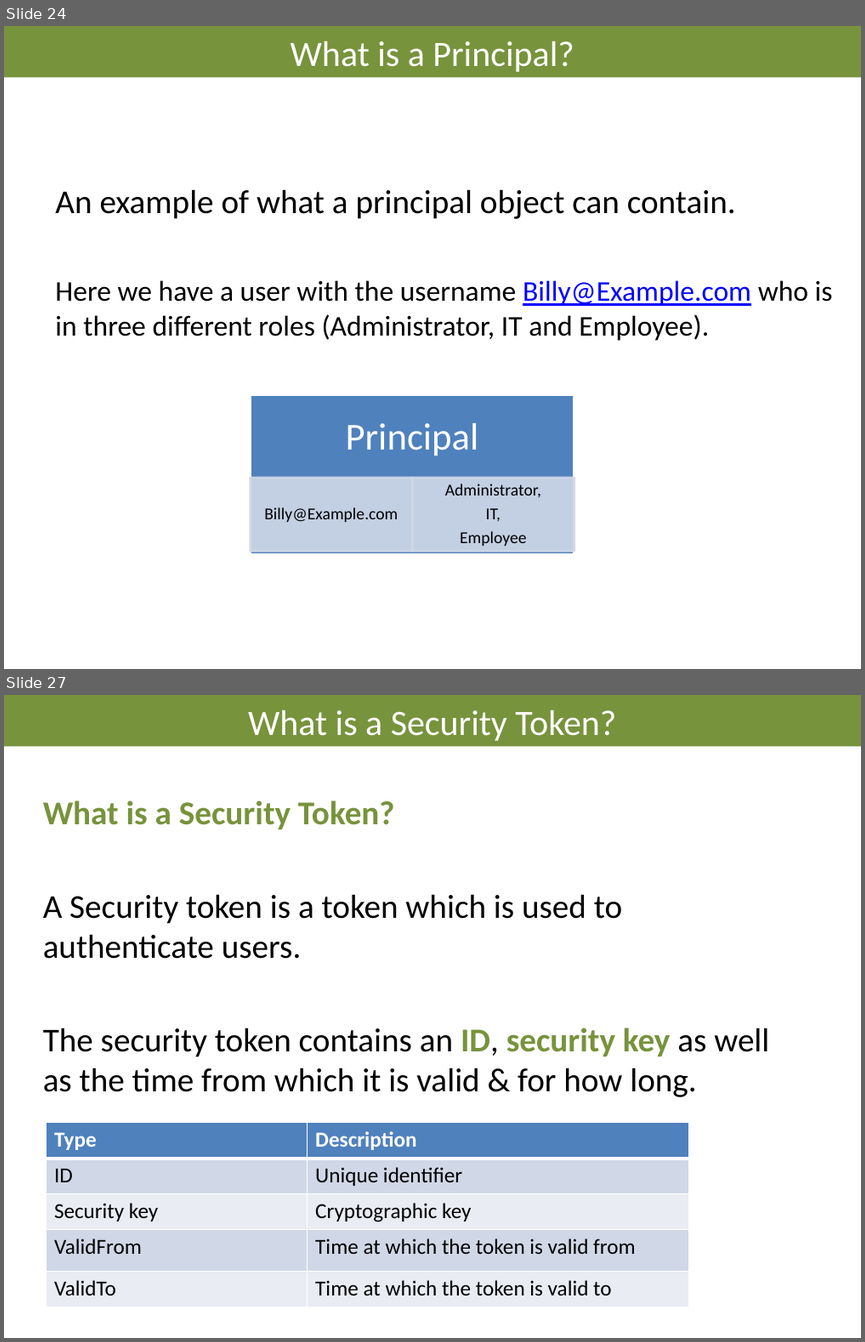
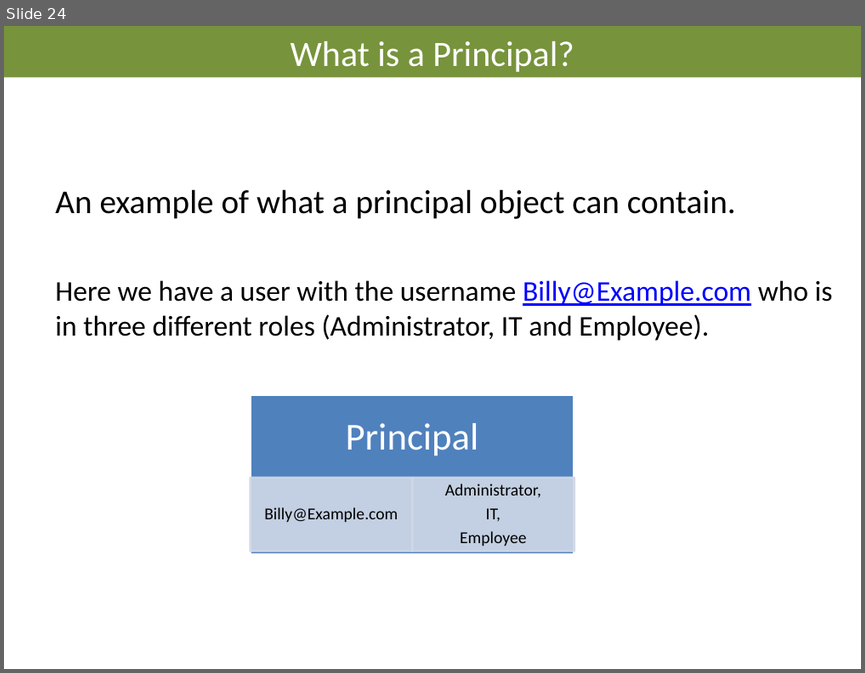
Before and after one commit to AndreasElffors/ProjectIdentity, a slide deck: Documents/Slides/Identity-SecurityFundamentals.pptx. Shown one above the other, each under a label of ours: slides 24 and 27 before the commit, slide 24 after it; the slides between them are not shown. The pictures are 865x1342 and 865x673 pixels, drawn with LibreOffice and Linux fonts; fonts in the diff are those of the drawing; background and template pictures are left out. Boxes give left, top, right and bottom in pixels: in the first picture for what was removed or moved away, otherwise in the second. Text is boxed around its words. In the diff, an @@ line names an element or a change of style, - is before the commit and + after.

```diff
--- a/Documents/Slides/Identity-SecurityFundamentals.pptx
+++ b/Documents/Slides/Identity-SecurityFundamentals.pptx
@@ slide 27 removed at (4, 695, 861, 1338), background #FFFFFF @@
@@ title removed at (4, 695, 861, 746) @@
-What is a Security Token?
@@ text removed at (43, 800, 769, 1097) @@
-What is a Security Token?
-A Security token is a token which is used to authenticate users.
-The security token contains an ID, security key as well as the time from which it is valid & for how long.
@@ table removed at (46, 1123, 689, 1307), 5 rows, 2 columns @@
-Type | Description
-ID | Unique identifier
-Security key | Cryptographic key
-ValidFrom | Time at which the token is valid from
-ValidTo | Time at which the token is valid to
```
Also in this commit, not shown: 3 slides changed, 9 other slides removed, 5 other files.
